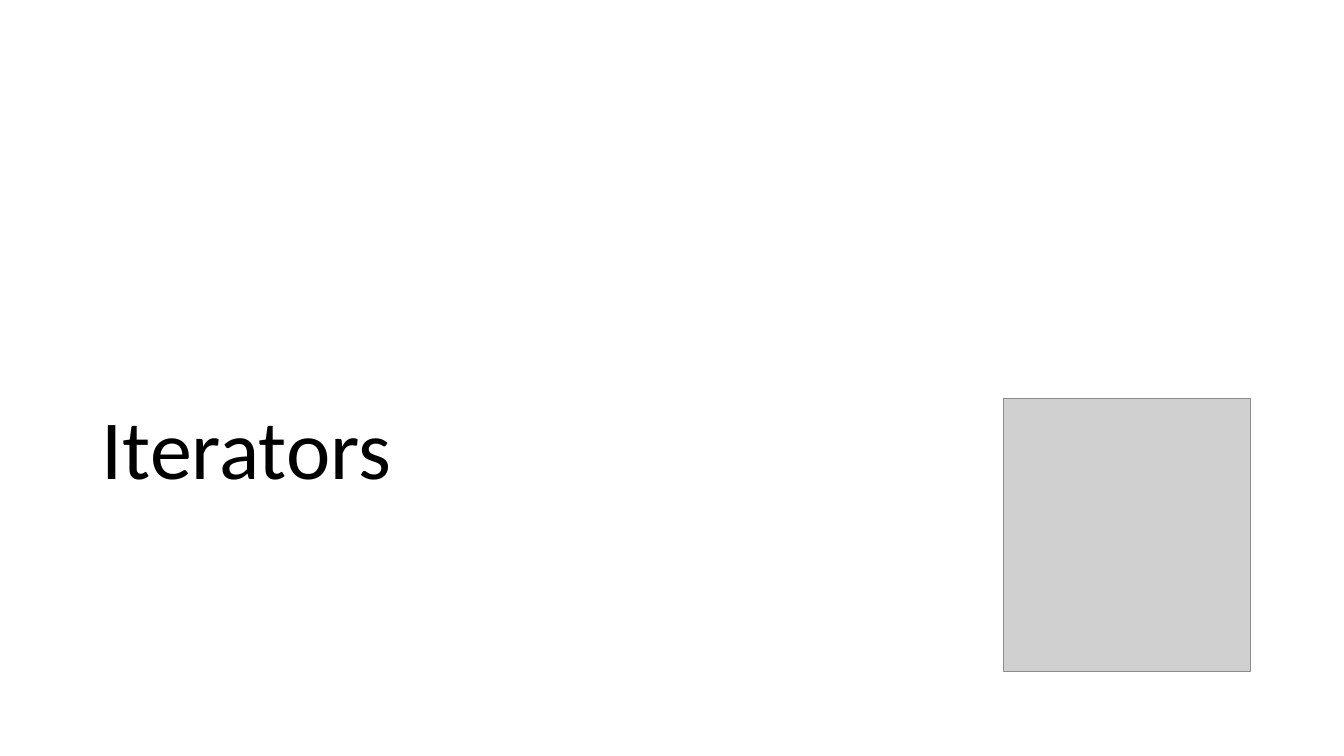
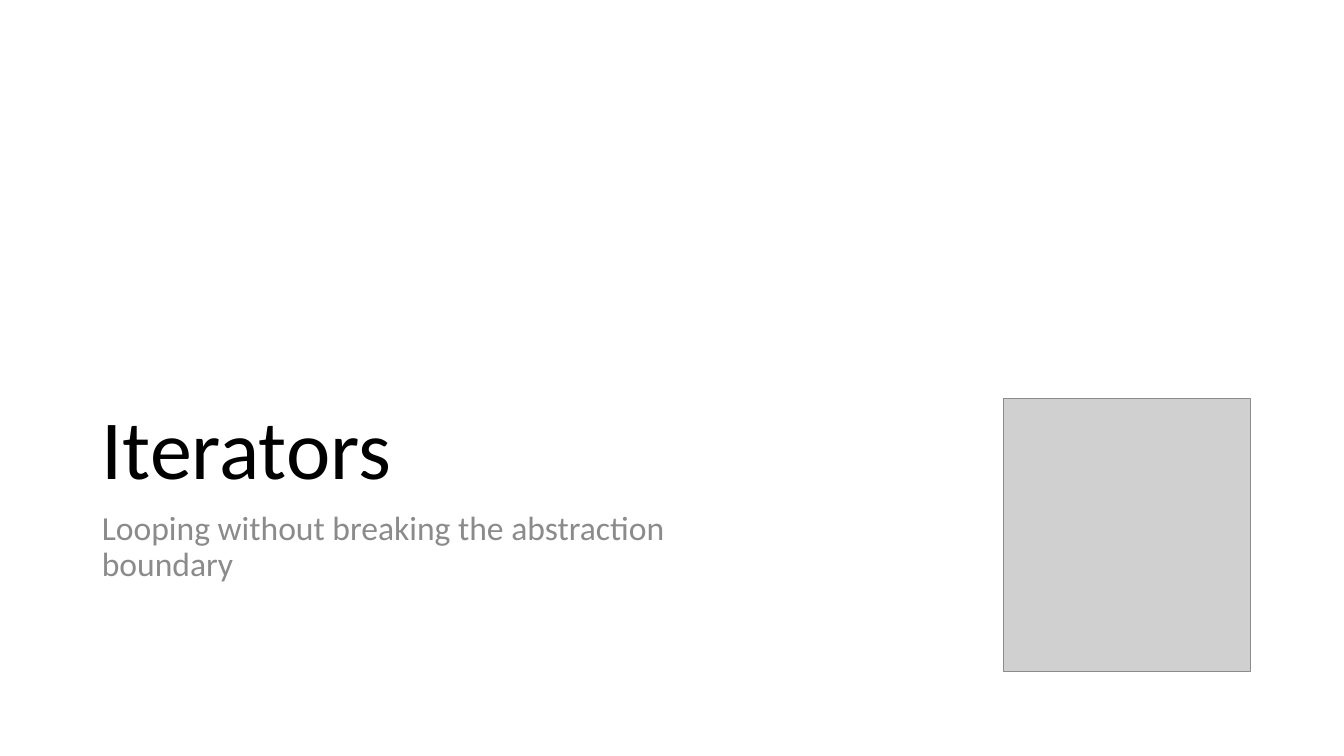
Before and after one commit to csev/cc4e, a slide deck: slide 34 of lectures/CC-04-Maps.pptx. Drawn at 1344x756 pixels with LibreOffice and Linux fonts; fonts in the diff are those of the drawing; grey boxes stand for pictures. Boxes give left, top, right and bottom in pixels: in the first picture for what was removed or moved away, otherwise in the second. Text is boxed around its words. In the diff, an @@ line names an element or a change of style, - is before the commit and + after.

```diff
--- a/lectures/CC-04-Maps.pptx
+++ b/lectures/CC-04-Maps.pptx
@@ text added at bbox=[102, 516, 664, 582], 24 pt, text #8C8C8C @@
+Looping without breaking the abstraction boundary
```
Also in this commit, not shown: 17 other slides changed, 1 slide removed.
